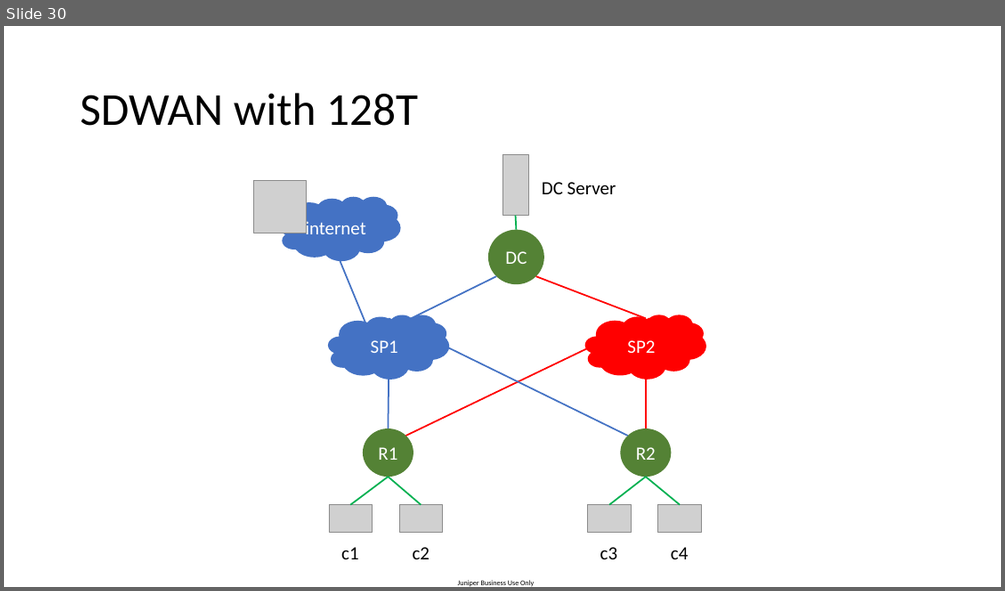
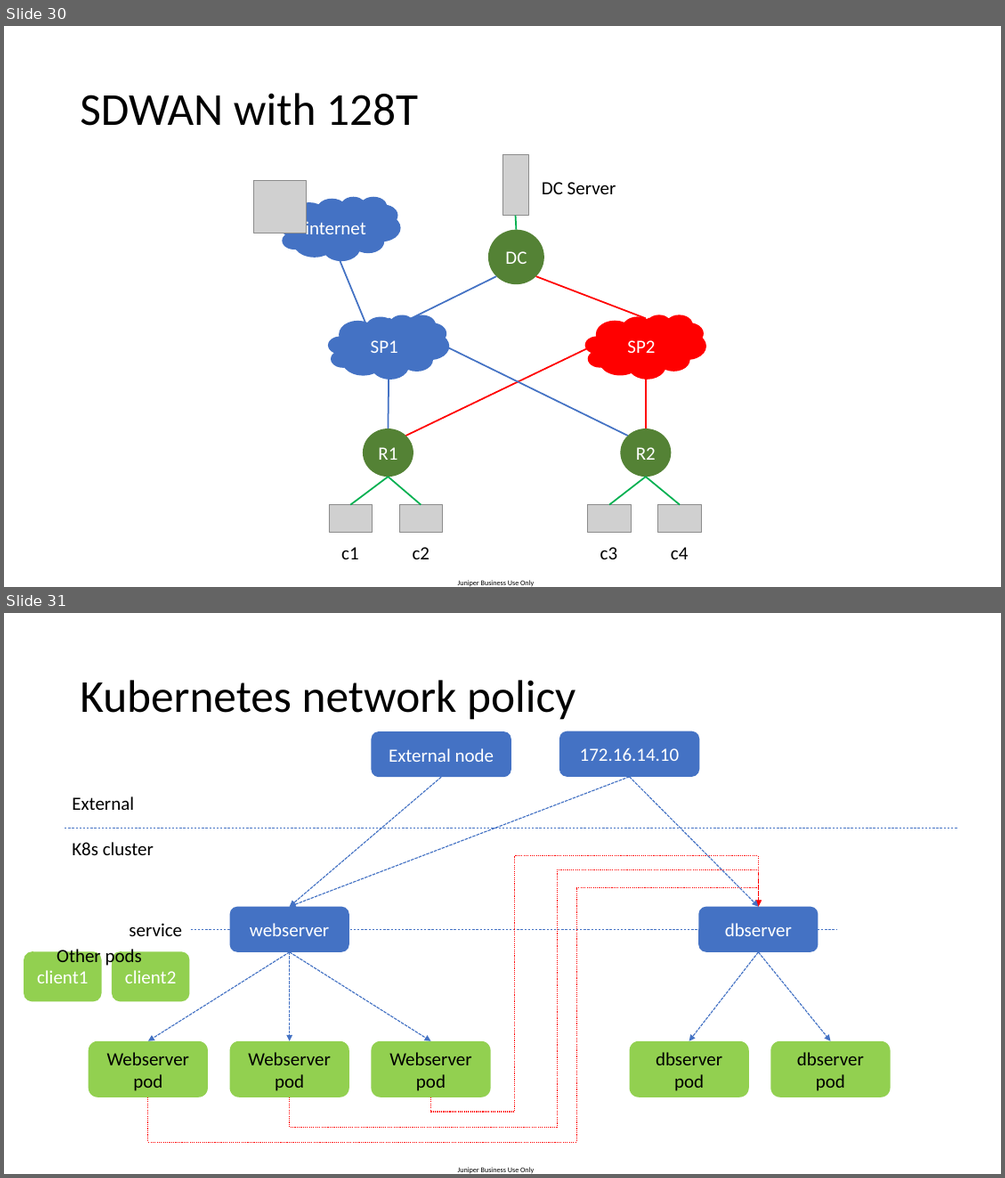
Before and after one commit to mabdelatty1987/vmm-v3-script, a slide deck: Lab/lab_topology.pptx. Shown one above the other, each under a label of ours: slide 30 before the commit, slides 30 and 31 after it. The pictures are 1005x591 and 1005x1178 pixels, drawn with LibreOffice and Linux fonts; fonts in the diff are those of the drawing; grey boxes stand for pictures. Boxes give left, top, right and bottom in pixels: in the first picture for what was removed or moved away, otherwise in the second. Text is boxed around its words. In the diff, an @@ line names an element or a change of style, - is before the commit and + after.

```diff
--- a/Lab/lab_topology.pptx
+++ b/Lab/lab_topology.pptx
@@ slide 31 added at <box>4,613,1001,1174</box>, background #FFFFFF; not listed: 1 template element that a slide beside it also shows @@
@@ title added at <box>80,680,575,720</box>, 44 pt, text #000000 @@
+Kubernetes network policy
@@ rounded rectangle added at <box>372,731,511,777</box>, fill #4472C4, 18 pt, text #FFFFFF @@
+External node
@@ rounded rectangle added at <box>559,731,699,777</box>, fill #4472C4, 18 pt, text #FFFFFF @@
+172.16.14.10
@@ text added at <box>72,796,134,810</box>, 18 pt, text #000000 @@
+External
@@ arrow added from (442, 777) to (290, 906), #4472C4 1 pt dashed @@
@@ arrow added from (629, 777) to (290, 906), #4472C4 1 pt dashed @@
@@ arrow added from (629, 777) to (759, 906), #4472C4 1 pt dashed @@
@@ line added from (65, 827) to (958, 827), #4472C4 0.5 pt dashed @@
@@ text added at <box>72,842,154,855</box>, 18 pt, text #000000 @@
+K8s cluster
@@ elbow arrow added from (290, 1097) to (759, 906), #FF0000 1 pt dashed @@
@@ elbow arrow added from (431, 1097) to (759, 906), #FF0000 1 pt dashed @@
@@ elbow arrow added from (148, 1097) to (759, 906), #FF0000 1 pt dashed @@
@@ rounded rectangle added at <box>230,906,349,952</box>, fill #4472C4, 18 pt, text #FFFFFF @@
+webserver
@@ rounded rectangle added at <box>699,906,818,952</box>, fill #4472C4, 18 pt, text #FFFFFF @@
+dbserver
@@ text added at <box>129,923,182,936</box>, 18 pt, text #000000 @@
+service
@@ line added from (191, 929) to (838, 929), #4472C4 0.5 pt dashed @@
@@ rounded rectangle added at <box>24,952,101,1002</box>, fill #92D050, 18 pt, text #FFFFFF @@
+client1
@@ text added at <box>57,947,142,968</box>, 18 pt, text #000000 @@
+Other pods
@@ rounded rectangle added at <box>112,952,189,1002</box>, fill #92D050, 18 pt, text #FFFFFF @@
+client2
@@ arrow added from (290, 952) to (148, 1041), #4472C4 1 pt dashed @@
@@ arrow added from (290, 952) to (290, 1041), #4472C4 1 pt dashed @@
@@ arrow added from (290, 952) to (431, 1041), #4472C4 1 pt dashed @@
@@ arrow added from (759, 952) to (689, 1041), #4472C4 1 pt dashed @@
@@ arrow added from (759, 952) to (830, 1041), #4472C4 1 pt dashed @@
@@ rounded rectangle added at <box>89,1041,208,1097</box>, fill #92D050, 18 pt, text #000000 @@
+Webserver pod
@@ rounded rectangle added at <box>230,1041,349,1097</box>, fill #92D050, 18 pt, text #000000 @@
+Webserver pod
@@ rounded rectangle added at <box>372,1041,491,1097</box>, fill #92D050, 18 pt, text #000000 @@
+Webserver pod
@@ rounded rectangle added at <box>629,1041,749,1097</box>, fill #92D050, 18 pt, text #000000 @@
+dbserver pod
@@ rounded rectangle added at <box>770,1041,890,1097</box>, fill #92D050, 18 pt, text #000000 @@
+dbserver pod
```
Also in this commit, not shown: 40 other files.
